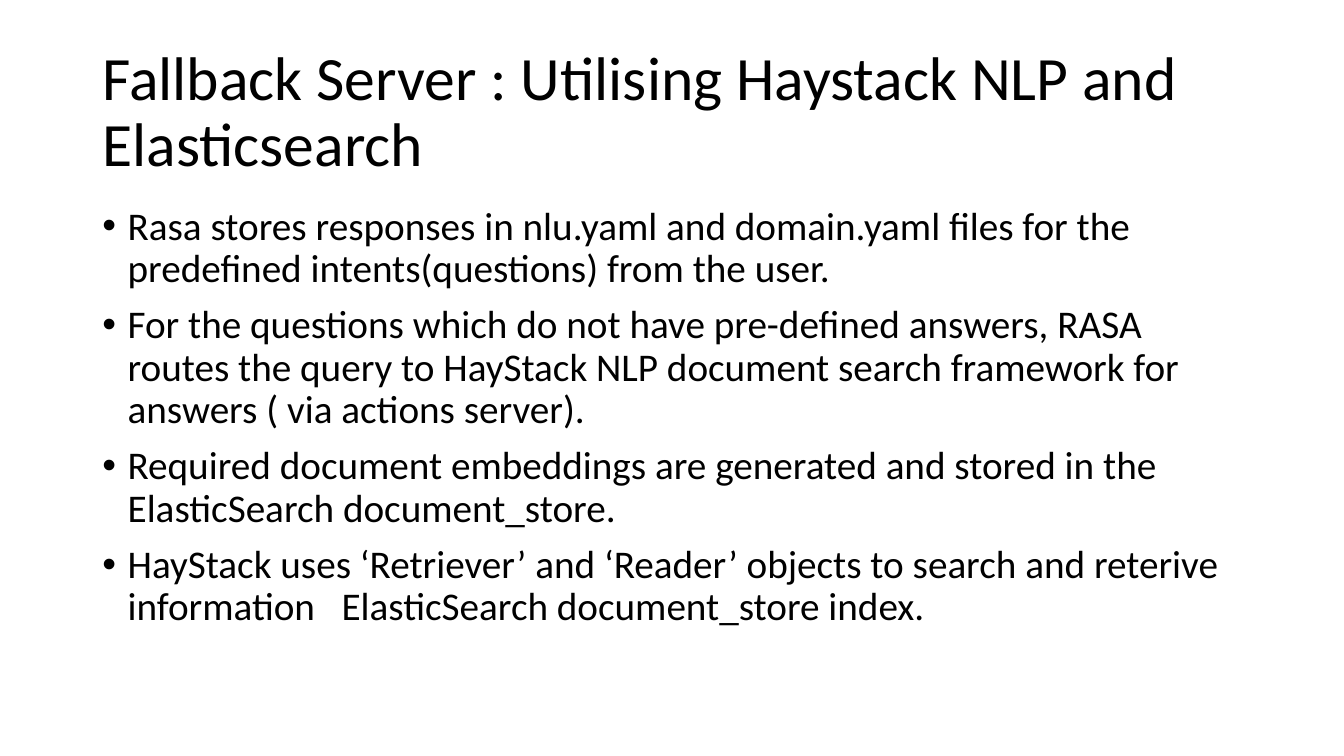
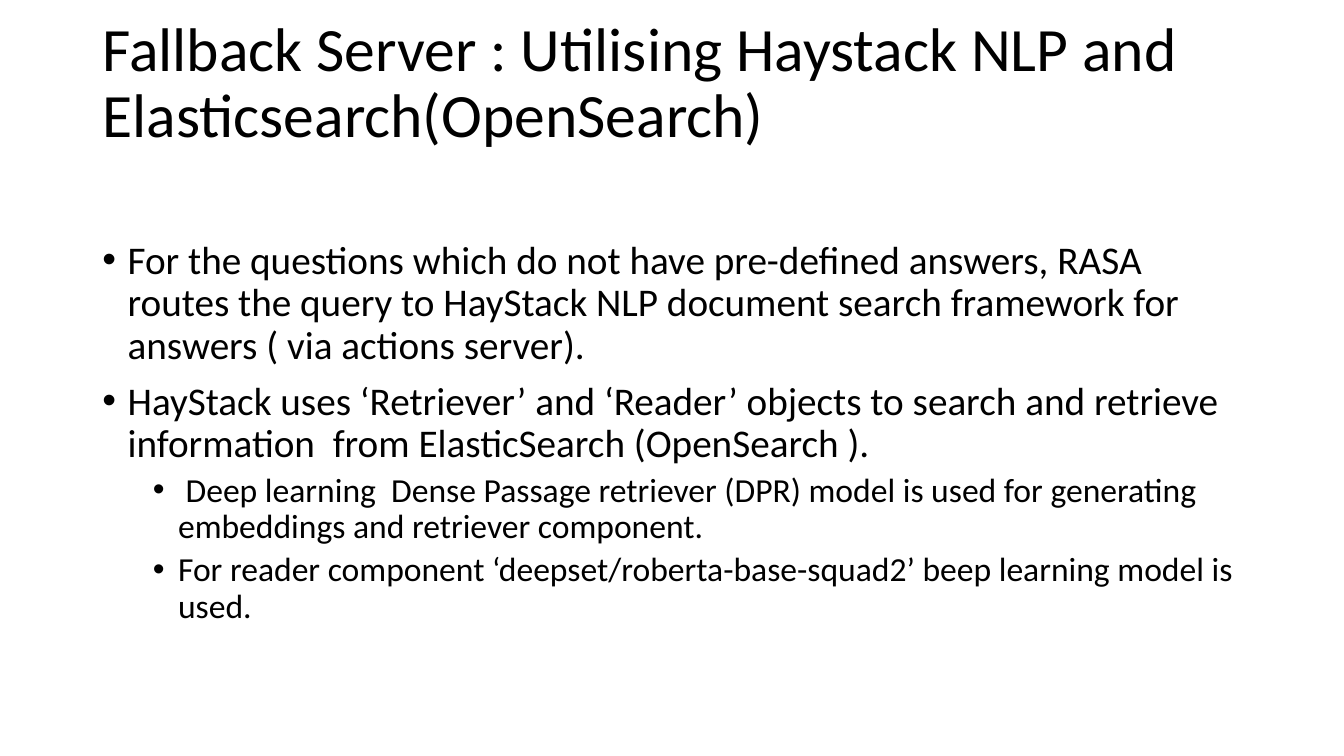
Before and after one commit to tarunmukku/exl-chatbot, a slide deck: slide 10 of EXL hackathon.pptx. Drawn at 1344x756 pixels with LibreOffice and Linux fonts; fonts in the diff are those of the drawing. Boxes give left, top, right and bottom in pixels: in the first picture for what was removed or moved away, otherwise in the second. Text is boxed around its words. In the diff, an @@ line names an element or a change of style, - is before the commit and + after.

```diff
--- a/EXL hackathon.pptx
+++ b/EXL hackathon.pptx
@@ title at bbox=[102, 28, 1176, 147]: text changed @@
-Fallback Server : Utilising Haystack NLP and Elasticsearch
+Fallback Server : Utilising Haystack NLP and Elasticsearch(OpenSearch)
@@ text "For the questions which do ...": place and size @@
-text "For the questions which do ..." at bbox=[128, 212, 1218, 626]
+text "For the questions which do ..." at bbox=[128, 246, 1233, 619]
@@ text at bbox=[128, 212, 1130, 289]: paragraph removed @@
-• Rasa stores responses in nlu.yaml and domain.yaml files for the predefined intents(questions) from the user.
@@ text at bbox=[128, 387, 1233, 619]: text changed; size 28 to 24 pt @@
-• Required document embeddings are generated and stored in the ElasticSearch document_store.
-• HayStack uses ‘Retriever’ and ‘Reader’ objects to search and reterive information ElasticSearch document_store index.
+• HayStack uses ‘Retriever’ and ‘Reader’ objects to search and retrieve information from ElasticSearch (OpenSearch ).
+  • Deep learning Dense Passage retriever (DPR) model is used for generating embeddings and retriever component.
+  • For reader component ‘deepset/roberta-base-squad2’ beep learning model is used.
```
Also in this commit, not shown: 5 other slides changed, 1 slide added, 20 other files.
